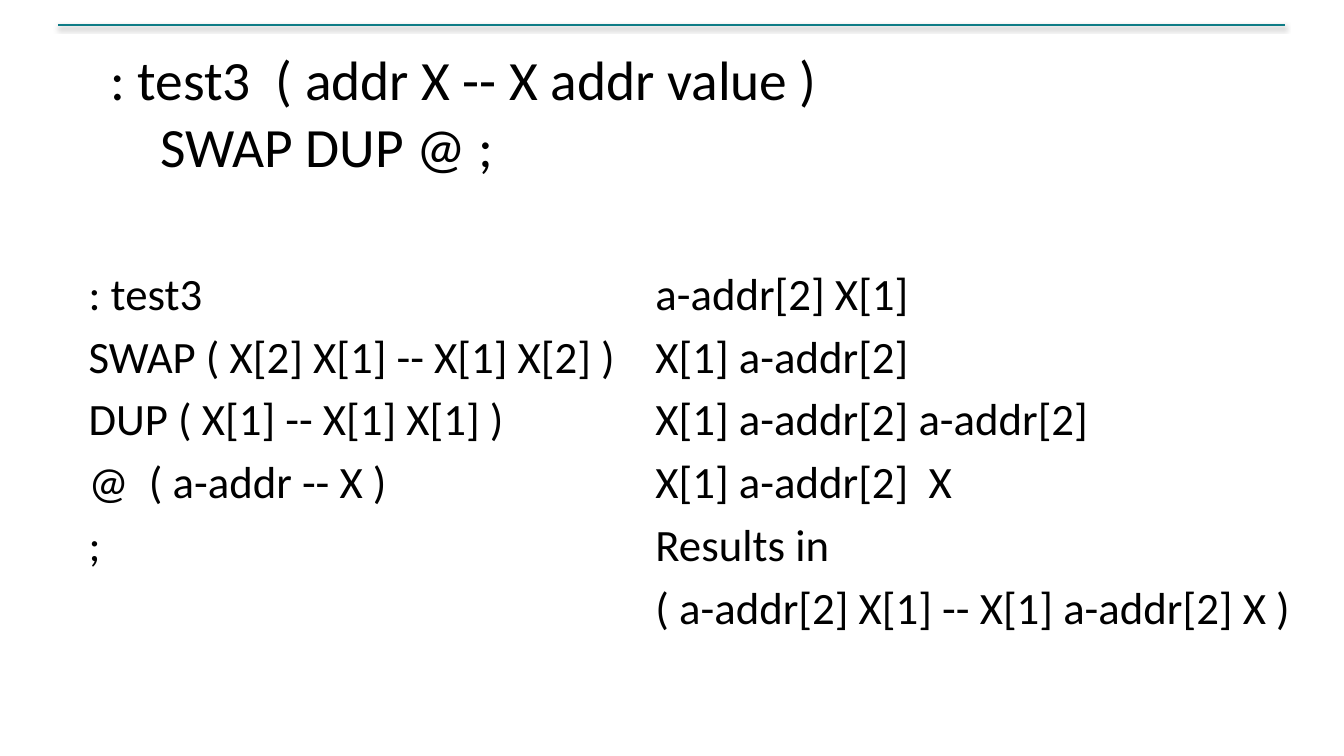
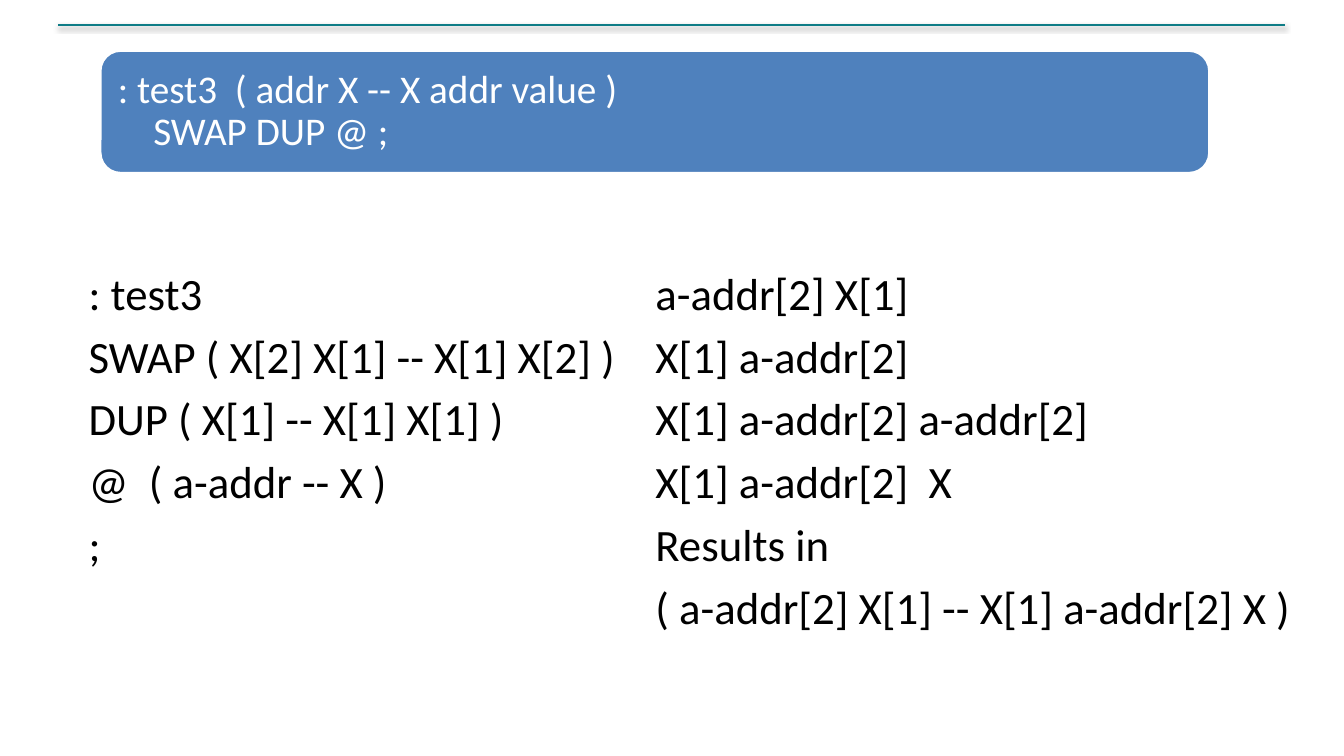
Before and after one commit to jpoial/evaluator, a slide deck: slide 15 of Configurable_Static_Type_Checking_EuroForth.pptx (slide 17 before the commit). Drawn at 1344x756 pixels with LibreOffice and Linux fonts; fonts in the diff are those of the drawing. Boxes give left, top, right and bottom in pixels: in the first picture for what was removed or moved away, otherwise in the second. Text is boxed around its words. In the diff, an @@ line names an element or a change of style, - is before the commit and + after.

```diff
--- a/Configurable_Static_Type_Checking_EuroForth.pptx
+++ b/Configurable_Static_Type_Checking_EuroForth.pptx
@@ rounded rectangle added at [100,50,1210,173], fill #4F81BD, outline #FFFFFF 2 pt @@
@@ text ": test3 ( addr X ...": place and size @@
-text ": test3 ( addr X ..." at [138,61,787,168]
+text ": test3 ( addr X ..." at [137,76,597,146]
@@ text ": test3 ( addr X ..." at [137,76,597,146]: size 39.6 to 28 pt, text colour #000000 to #FFFFFF; line spacing 1 to 0.9; more space between paragraphs @@
```
Also in this commit, not shown: 11 other slides changed, 1 slide added, 2 slides removed, 1 other file.
